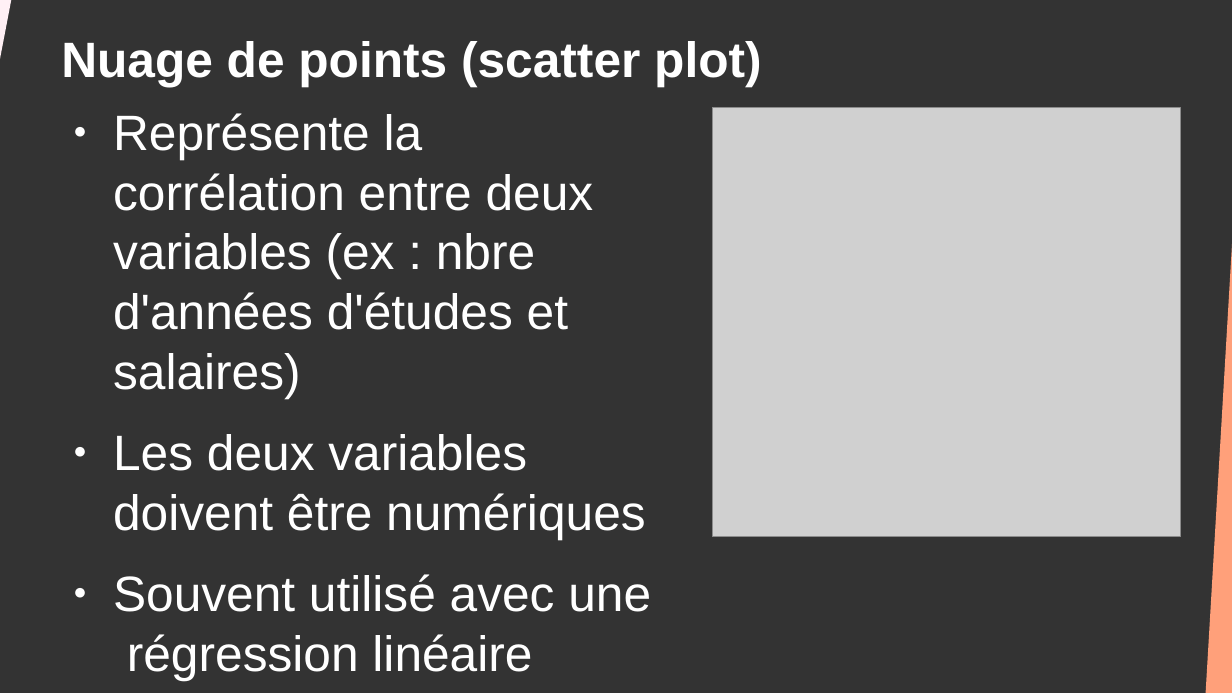
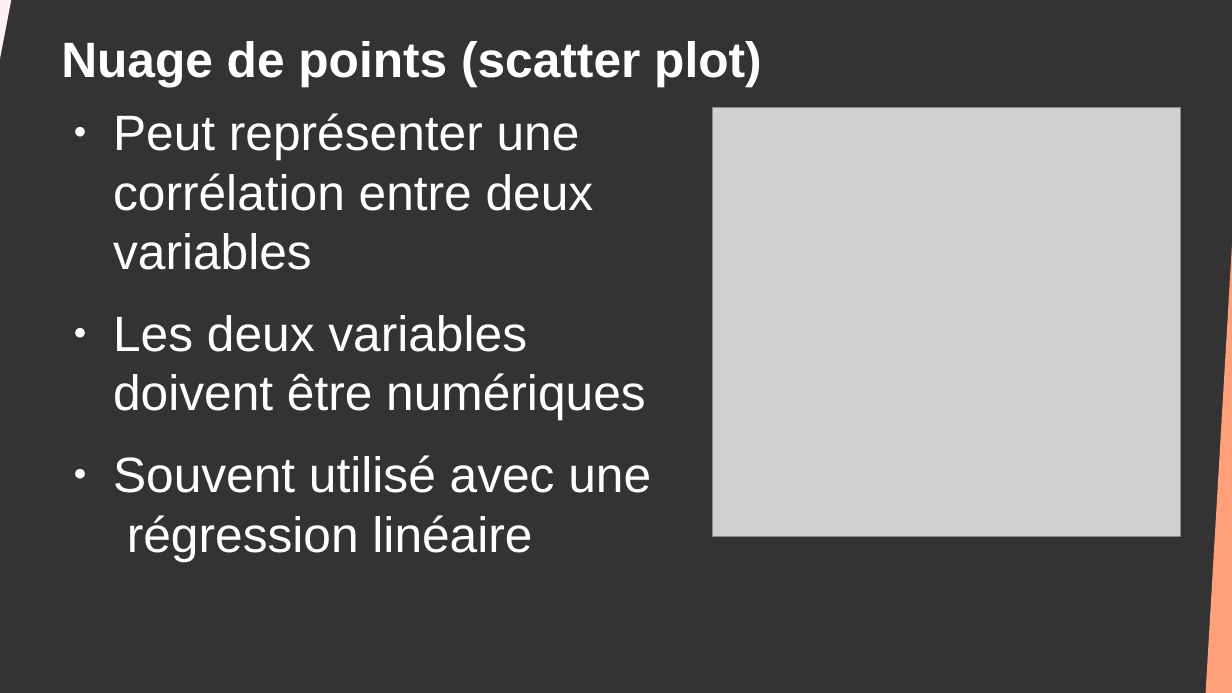
Before and after one commit to DanYellow/cours, a slide deck: slide 9 of big-data-s4/travaux-pratiques/numero-7/presentation.odp. Drawn at 1232x693 pixels with LibreOffice and Linux fonts; fonts in the diff are those of the drawing; grey boxes stand for pictures. Boxes give left, top, right and bottom in pixels: in the first picture for what was removed or moved away, otherwise in the second. Text is boxed around its words. In the diff, an @@ line names an element or a change of style, - is before the commit and + after.

```diff
--- a/big-data-s4/travaux-pratiques/numero-7/presentation.odp
+++ b/big-data-s4/travaux-pratiques/numero-7/presentation.odp
@@ text at <box>113,113,594,270</box>: text changed @@
-● Représente la corrélation entre deux variables (ex : nbre d'années d'études et salaires)
+● Peut représenter une corrélation entre deux variables
```
Also in this commit, not shown: 6 other slides changed, 1 slide added, 8 other files.
